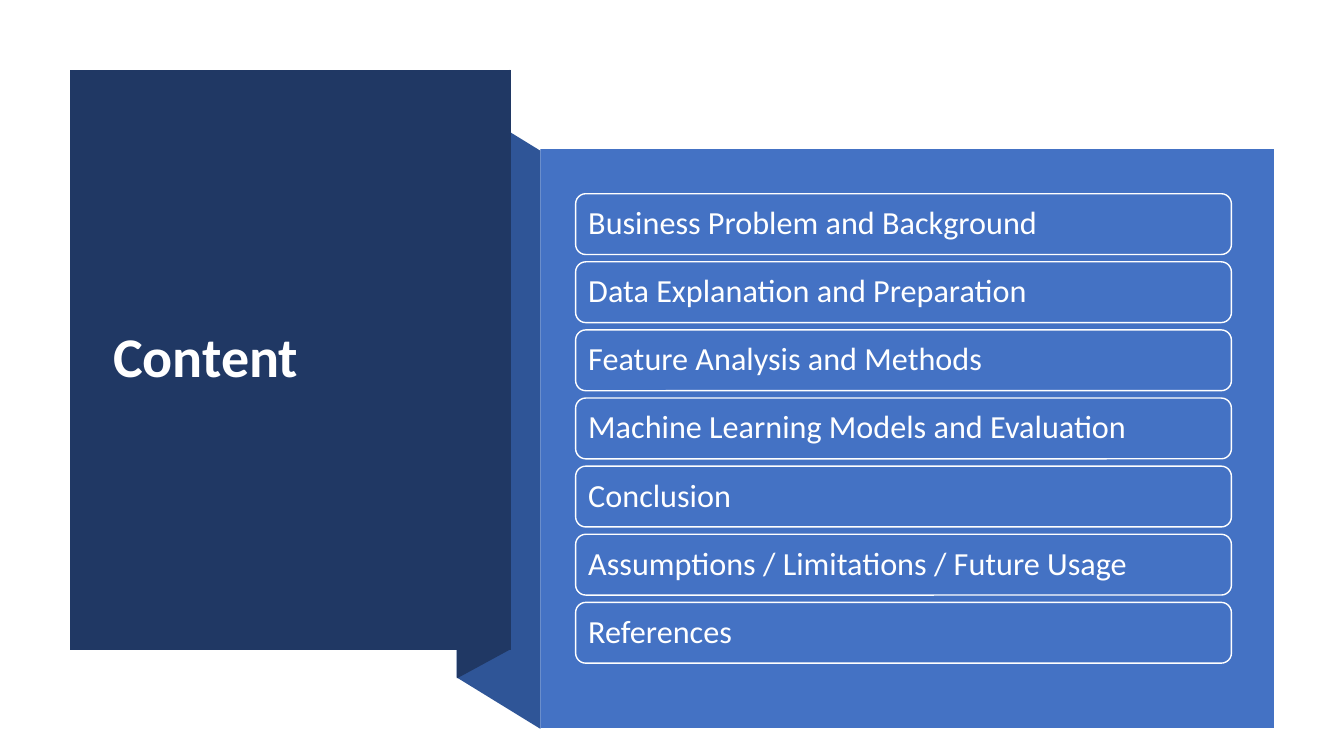
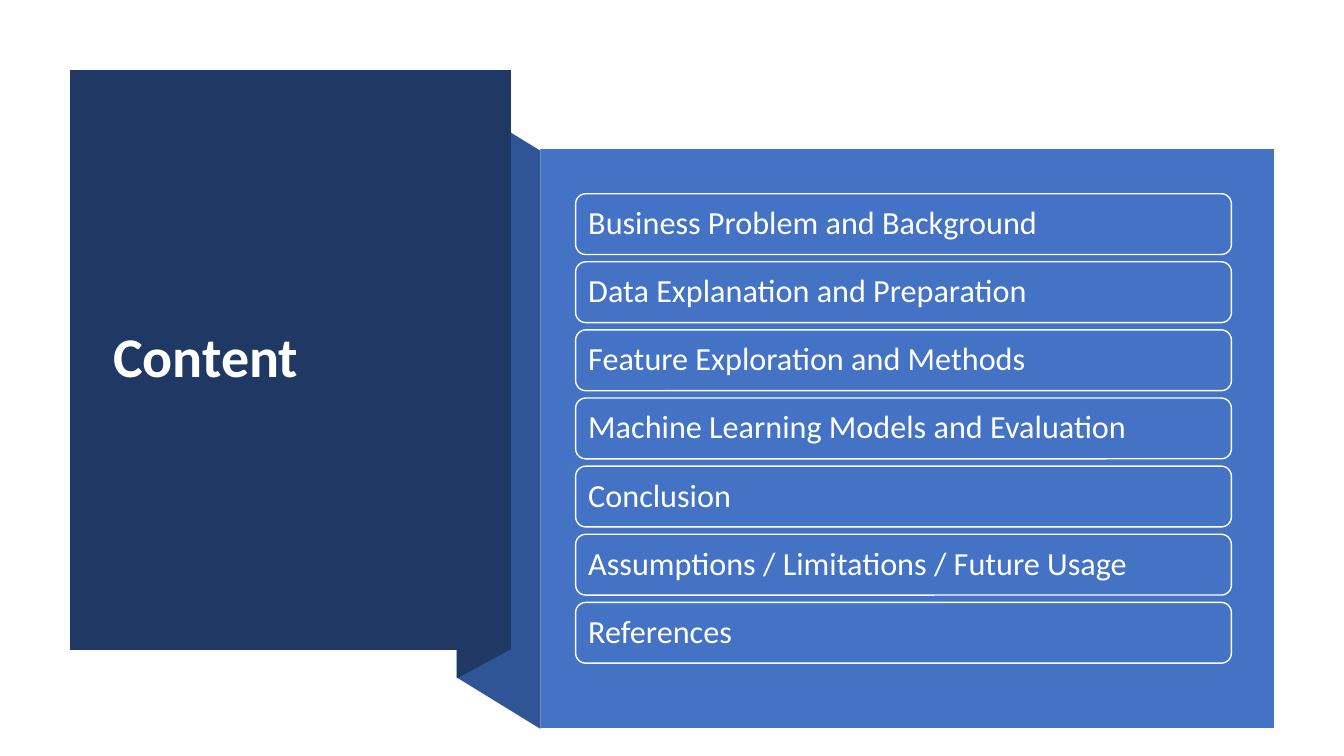
Before and after one commit to pushkarchougule/pushkarchougule, a slide deck: slide 2 of Data Science Portfolio/Sales Forecast for Superstore/Sales_Forecast_Presentation.pptx. Drawn at 1344x756 pixels with LibreOffice and Linux fonts; fonts in the diff are those of the drawing. Boxes give left, top, right and bottom in pixels: in the first picture for what was removed or moved away, otherwise in the second. Text is boxed around its words. In the diff, an @@ line names an element or a change of style, - is before the commit and + after.

```diff
--- a/Data Science Portfolio/Sales Forecast for Superstore/Sales_Forecast_Presentation.pptx
+++ b/Data Science Portfolio/Sales Forecast for Superstore/Sales_Forecast_Presentation.pptx
@@ text at (588,347,1026,375): text changed @@
-Feature Analysis and Methods
+Feature Exploration and Methods
```
Also in this commit, not shown: 7 other slides changed, 1 slide added, 1 other file.
